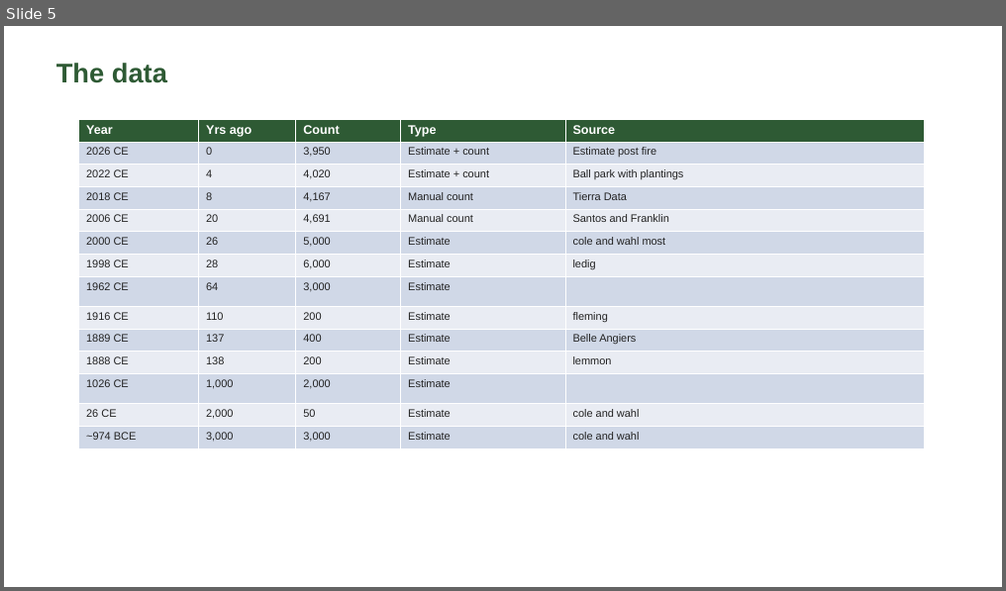
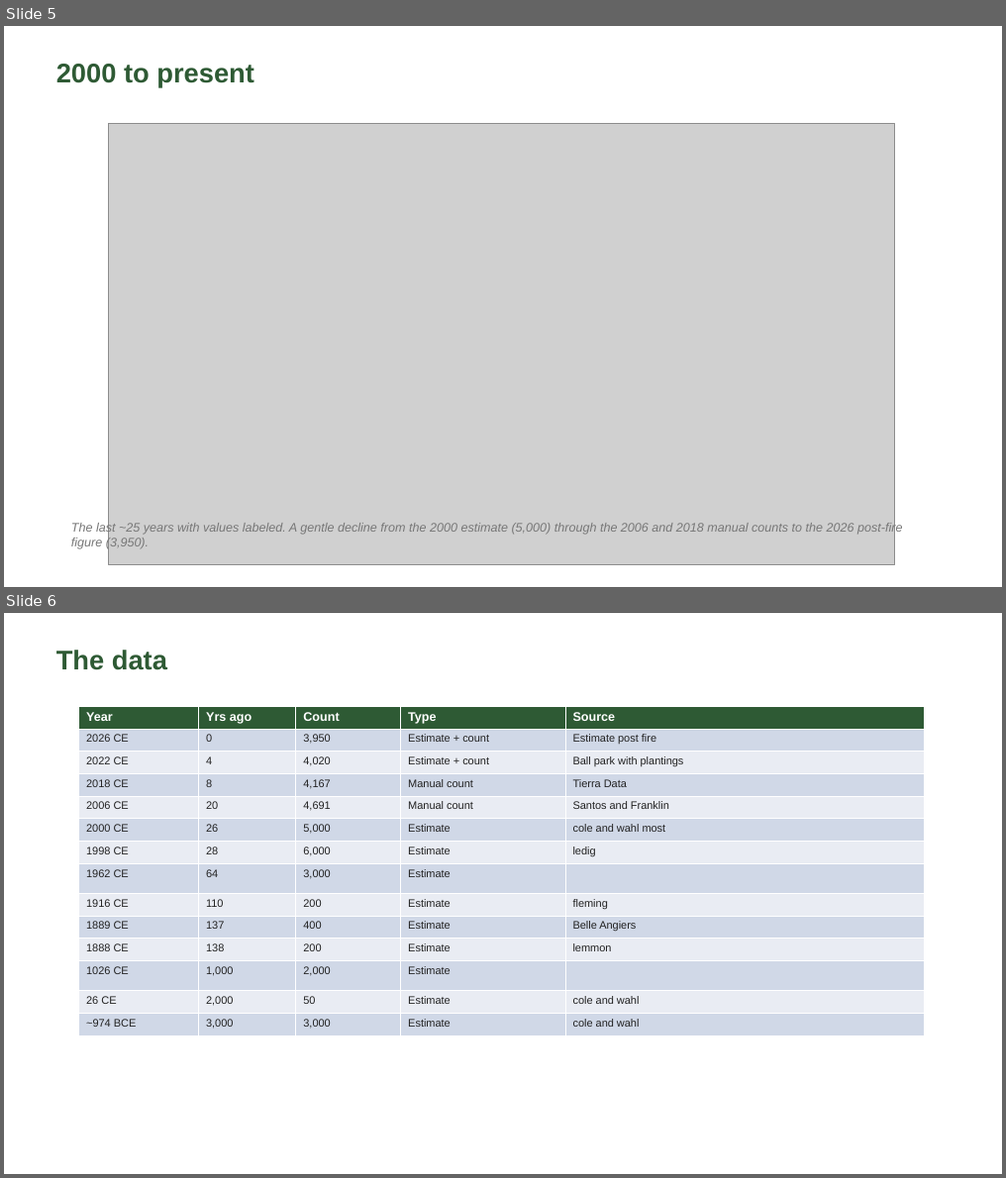
Before and after one commit to ggearheart/torrey-pines-tree-counts, a slide deck: TPSNR_treecount_slides.pptx. Shown one above the other, each under a label of ours: slide 5 before the commit, slides 5 and 6 after it. The pictures are 1006x591 and 1006x1178 pixels, drawn with LibreOffice and Linux fonts; fonts in the diff are those of the drawing; grey boxes stand for pictures. Boxes give left, top, right and bottom in pixels: in the first picture for what was removed or moved away, otherwise in the second. Text is boxed around its words. In the diff, an @@ line names an element or a change of style, - is before the commit and + after.

```diff
--- a/TPSNR_treecount_slides.pptx
+++ b/TPSNR_treecount_slides.pptx
@@ slide 5 added at (x1=4, y1=26, x2=1002, y2=587), background #FFFFFF @@
@@ text added at (x1=56, y1=64, x2=254, y2=87), 26 pt, text #2E5A34, bold @@
+2000 to present
@@ picture added at (x1=109, y1=123, x2=895, y2=566) @@
@@ text added at (x1=71, y1=522, x2=902, y2=550), 12 pt, text #777777, italic @@
+The last ~25 years with values labeled. A gentle decline from the 2000 estimate (5,000) through the 2006 and 2018 manual counts to the 2026 post-fire figure (3,950).
@@ what was slide 5 is now slide 6 @@
```
Also in this commit, not shown: 3 other files.
